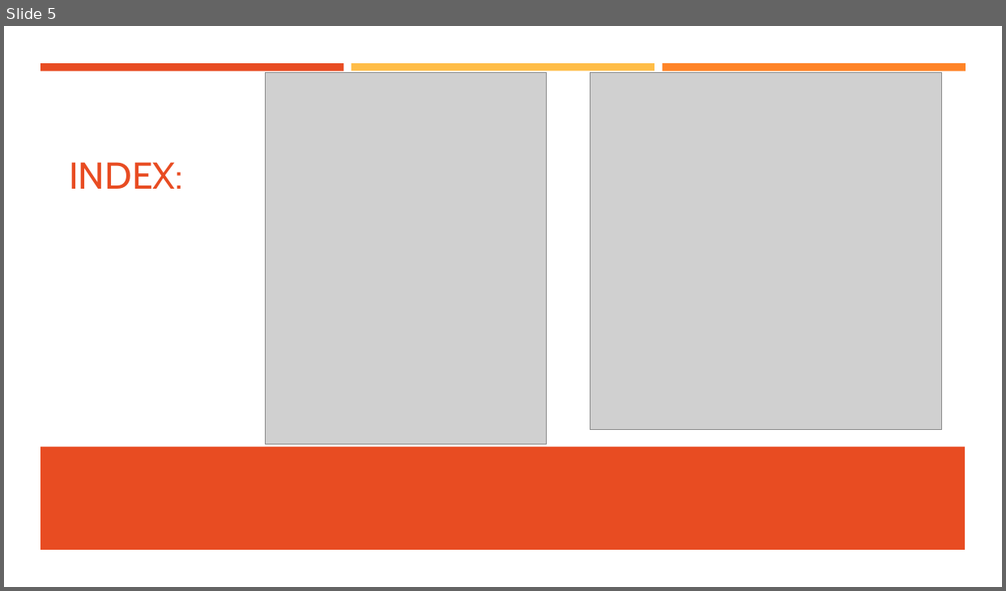
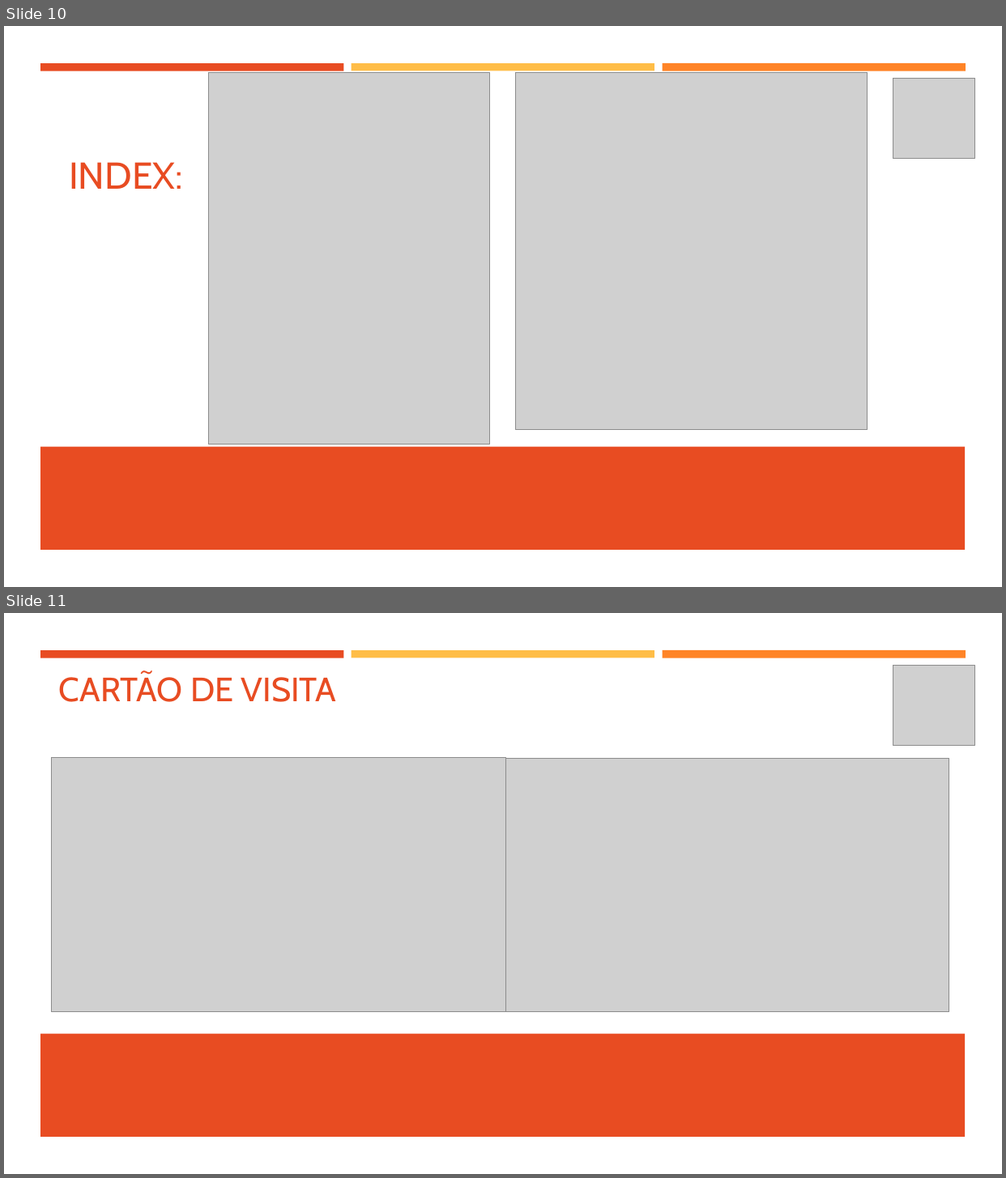
Before and after one commit to brunosilv96/Pizza-Baue, a slide deck: Documentação/Pizza Baue.pptx. Shown one above the other, each under a label of ours: slide 5 before the commit, slides 10 and 11 after it. The pictures are 1006x591 and 1006x1178 pixels, drawn with LibreOffice and Linux fonts; fonts in the diff are those of the drawing; grey boxes stand for pictures. Boxes give left, top, right and bottom in pixels: in the first picture for what was removed or moved away, otherwise in the second. Text is boxed around its words. In the diff, an @@ line names an element or a change of style, - is before the commit and + after.

```diff
--- a/Documentação/Pizza Baue.pptx
+++ b/Documentação/Pizza Baue.pptx
@@ slide 11 added at bbox=[4, 613, 1002, 1174], background #FFFFFF; not listed: 4 template elements that a slide beside it also shows @@
@@ text added at bbox=[59, 673, 337, 702], 32.4 pt, text #E84C22 @@
+CARTÃO DE VISITA
@@ picture added at bbox=[893, 666, 975, 746] @@
@@ picture added at bbox=[52, 757, 506, 1012] @@
@@ picture added at bbox=[505, 758, 948, 1012] @@
@@ what was slide 5 is now slide 10 @@
@@ slide 10 changed as well @@
@@ picture: place and size @@
-picture at bbox=[266, 72, 546, 445]
+picture at bbox=[208, 72, 489, 445]
@@ picture: place and size @@
-picture at bbox=[590, 72, 942, 430]
+picture at bbox=[516, 72, 868, 430]
@@ picture added at bbox=[893, 79, 975, 159] @@
```
Also in this commit, not shown: 4 other slides changed, 7 other slides added, 1 slide removed, 9 other files.
